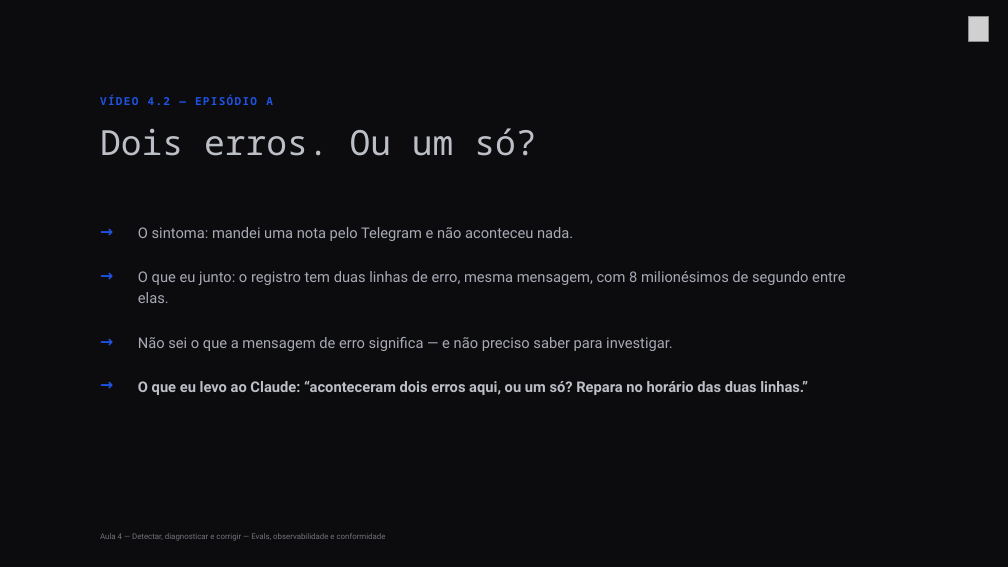
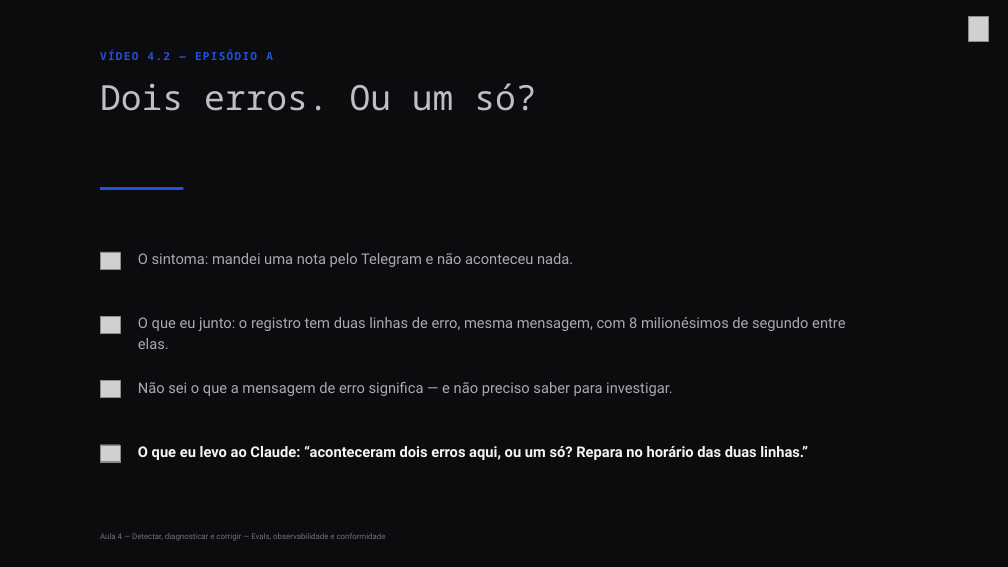
Before and after one commit to Djegao/alura-produto-ficticio, a slide deck: slide 8 of slides/aula4-alura.pptx (slide 7 before the commit). Drawn at 1008x567 pixels with LibreOffice and Linux fonts; fonts in the diff are those of the drawing; grey boxes stand for pictures; background and template pictures are left out. Boxes give left, top, right and bottom in pixels: in the first picture for what was removed or moved away, otherwise in the second. Text is boxed around its words. In the diff, an @@ line names an element or a change of style, - is before the commit and + after.

```diff
--- a/slides/aula4-alura.pptx
+++ b/slides/aula4-alura.pptx
@@ text "VÍDEO 4.2 — EPISÓDIO A" moved from (x1=100, y1=95, x2=273, y2=105) to (x1=100, y1=49, x2=273, y2=60) @@
@@ text "Dois erros. Ou um só?" moved from (x1=100, y1=128, x2=536, y2=156) to (x1=100, y1=83, x2=536, y2=111) @@
@@ rectangle added at (x1=100, y1=187, x2=183, y2=190), fill #1F53E5 @@
@@ text removed at (x1=100, y1=222, x2=132, y2=245) @@
-→
@@ text removed at (x1=100, y1=265, x2=132, y2=288) @@
-→
@@ picture added at (x1=100, y1=252, x2=120, y2=269) @@
@@ text "O sintoma: mandei uma nota ..." moved from (x1=138, y1=227, x2=573, y2=241) to (x1=138, y1=253, x2=573, y2=267) @@
@@ picture added at (x1=100, y1=316, x2=120, y2=333) @@
@@ text "O que eu junto: o ..." rewrapped from (x1=138, y1=271, x2=845, y2=303) to (x1=138, y1=317, x2=845, y2=331) @@
@@ text removed at (x1=100, y1=331, x2=132, y2=354) @@
-→
@@ text removed at (x1=100, y1=375, x2=132, y2=398) @@
-→
@@ picture added at (x1=100, y1=380, x2=120, y2=397) @@
@@ text "Não sei o que a ..." moved from (x1=138, y1=337, x2=673, y2=351) to (x1=138, y1=382, x2=673, y2=396) @@
@@ picture added at (x1=100, y1=445, x2=120, y2=462) @@
@@ text "O que eu levo ao ..." moved from (x1=138, y1=381, x2=808, y2=395) to (x1=138, y1=446, x2=808, y2=460) @@
@@ text "O que eu levo ao ..." at (x1=138, y1=446, x2=808, y2=460): text colour #BDBFC7 to #F4F5F6 @@
```
Also in this commit, not shown: 11 other slides changed, 2 slides added, 2 other files.
